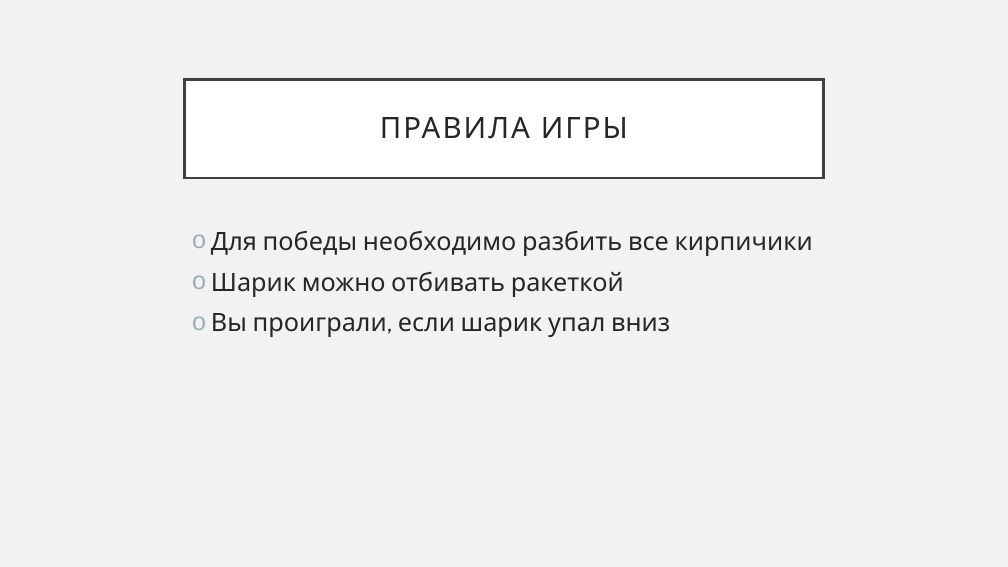
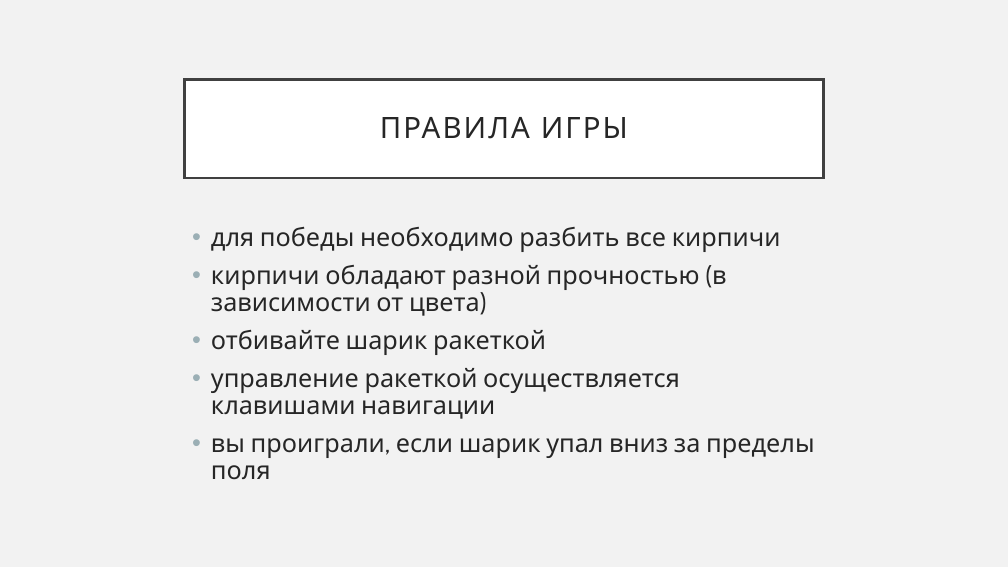
Before and after one commit to erinaAV/Arkanoid, a slide deck: slide 2 of презентация.pptx. Drawn at 1008x567 pixels with LibreOffice and Linux fonts; fonts in the diff are those of the drawing. Boxes give left, top, right and bottom in pixels: in the first picture for what was removed or moved away, otherwise in the second. Text is boxed around its words. In the diff, an @@ line names an element or a change of style, - is before the commit and + after.

```diff
--- a/презентация.pptx
+++ b/презентация.pptx
@@ text at (211,227,815,480): text changed @@
-o Для победы необходимо разбить все кирпичики
-o Шарик можно отбивать ракеткой
-o Вы проиграли, если шарик упал вниз
+• для победы необходимо разбить все кирпичи
+• кирпичи обладают разной прочностью (в зависимости от цвета)
+• отбивайте шарик ракеткой
+• управление ракеткой осуществляется клавишами навигации
+• вы проиграли, если шарик упал вниз за пределы поля
```
Also in this commit, not shown: 1 other slide changed, 1 slide added, 4 other files.
